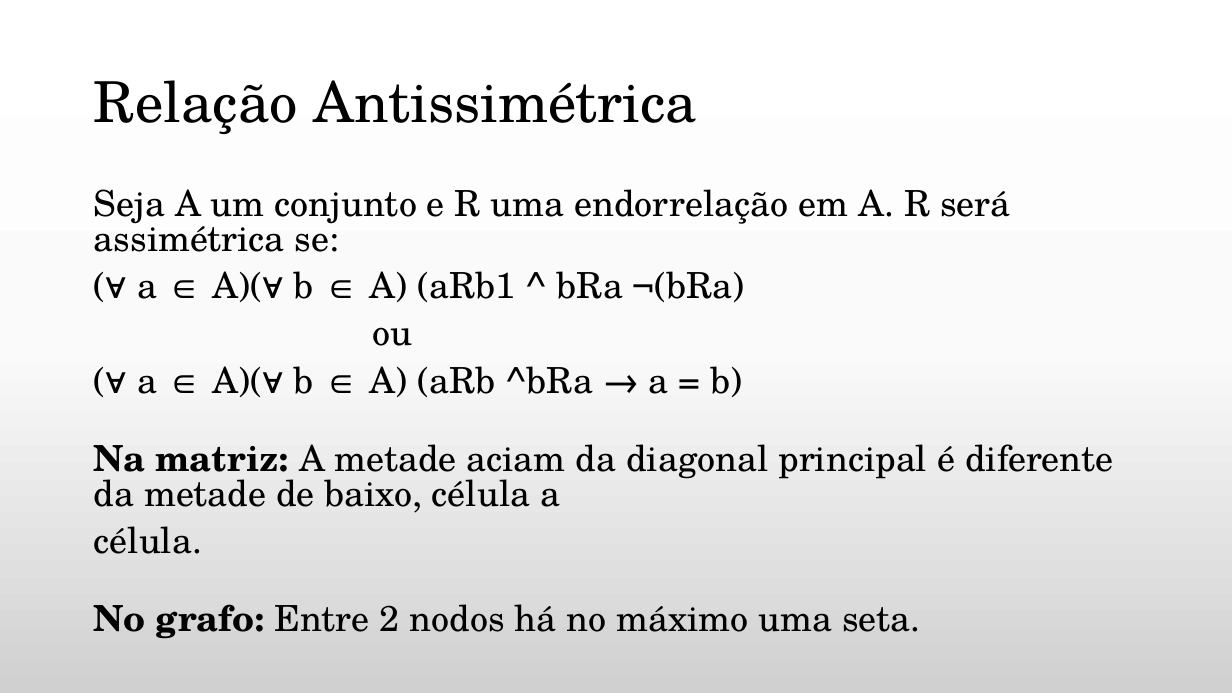
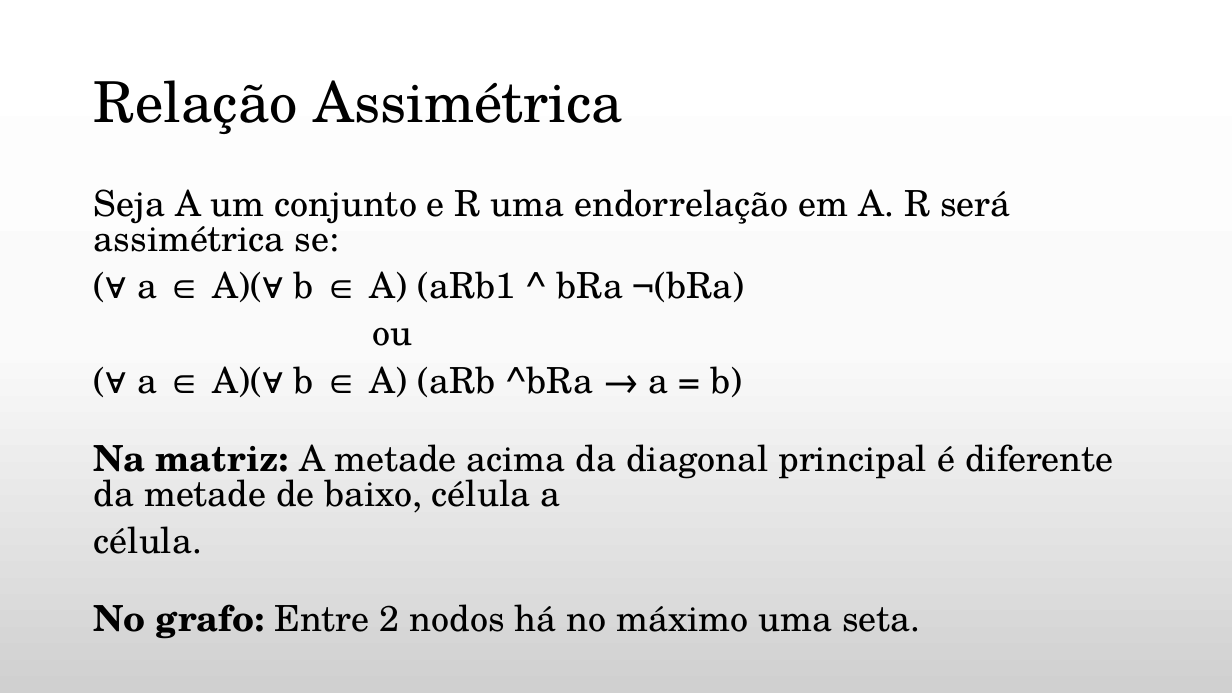
Before and after one commit to daniellygj/Fatec, a slide deck: slide 24 of 1º semestre/Revisões by danny/Revisão de Matemática Discreta.pptx. Drawn at 1232x693 pixels with LibreOffice and Linux fonts; fonts in the diff are those of the drawing; background and template pictures are left out. Boxes give left, top, right and bottom in pixels: in the first picture for what was removed or moved away, otherwise in the second. Text is boxed around its words. In the diff, an @@ line names an element or a change of style, - is before the commit and + after.

```diff
--- a/1º semestre/Revisões by danny/Revisão de Matemática Discreta.pptx
+++ b/1º semestre/Revisões by danny/Revisão de Matemática Discreta.pptx
@@ title at (x1=94, y1=80, x2=622, y2=134): text changed @@
-Relação Antissimétrica
+Relação Assimétrica
@@ text at (x1=94, y1=444, x2=1114, y2=513): text changed @@
-Na matriz: A metade aciam da diagonal principal é diferente da metade de baixo, célula a
+Na matriz: A metade acima da diagonal principal é diferente da metade de baixo, célula a
```
Also in this commit, not shown: 9 other slides changed, 2 other files.
